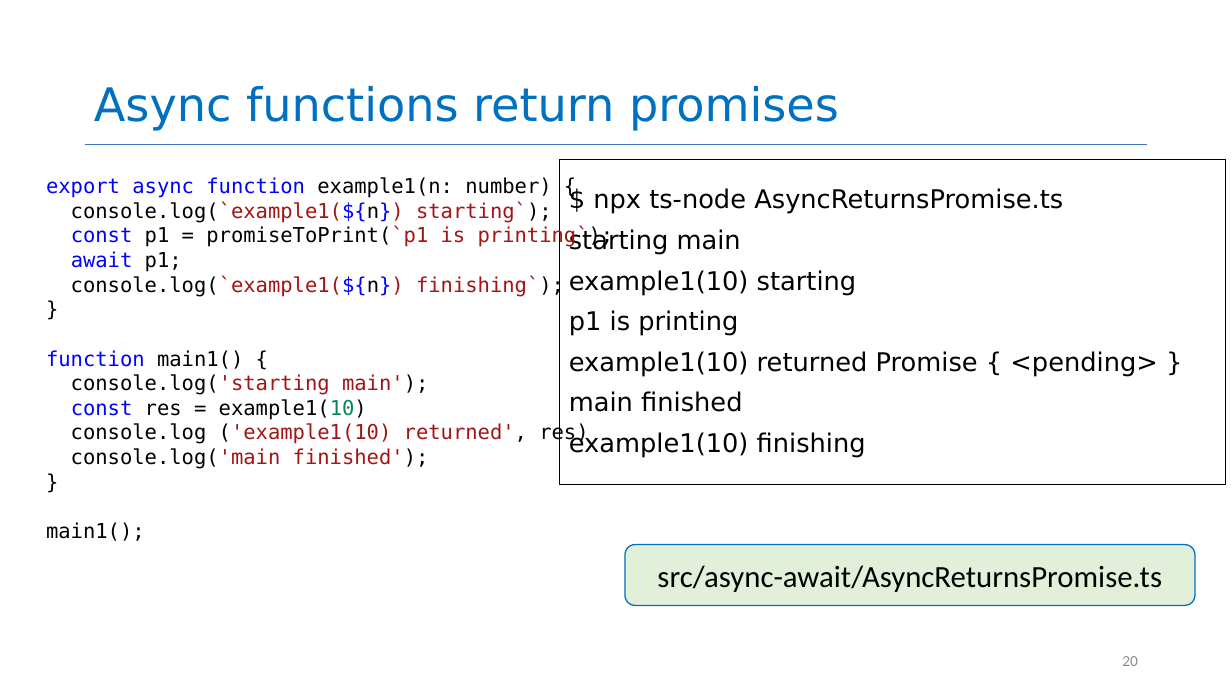
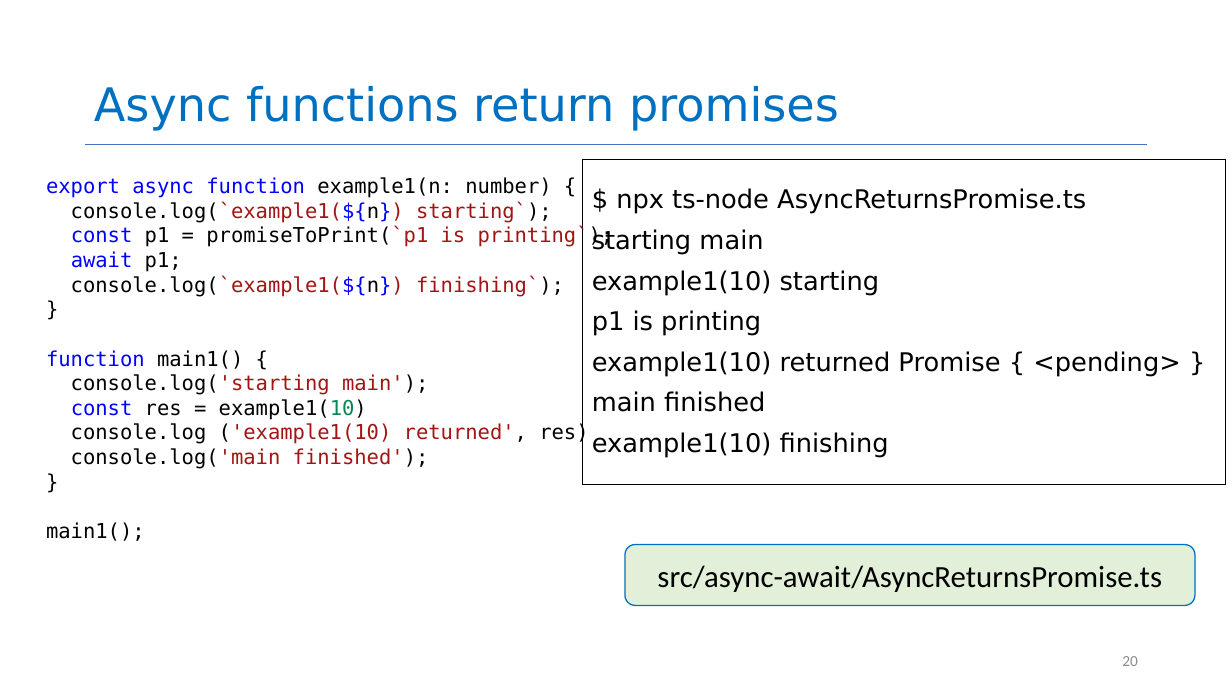
Before and after one commit to neu-se/CS4530-Spring-2025, a slide deck: slide 20 of Slides/Module 06 Concurrency Patterns in Typescript.pptx. Drawn at 1232x693 pixels with LibreOffice and Linux fonts; fonts in the diff are those of the drawing. Boxes give left, top, right and bottom in pixels: in the first picture for what was removed or moved away, otherwise in the second. Text is boxed around its words. In the diff, an @@ line names an element or a change of style, - is before the commit and + after.

```diff
--- a/Slides/Module 06 Concurrency Patterns in Typescript.pptx
+++ b/Slides/Module 06 Concurrency Patterns in Typescript.pptx
@@ text "$ npx ts-node AsyncReturnsPromise.ts": place and size @@
-text "$ npx ts-node AsyncReturnsPromise.ts" at (560,160,1226,485)
+text "$ npx ts-node AsyncReturnsPromise.ts" at (582,160,1226,485)
```
Also in this commit, not shown: 14 other slides changed, 1 other file.
